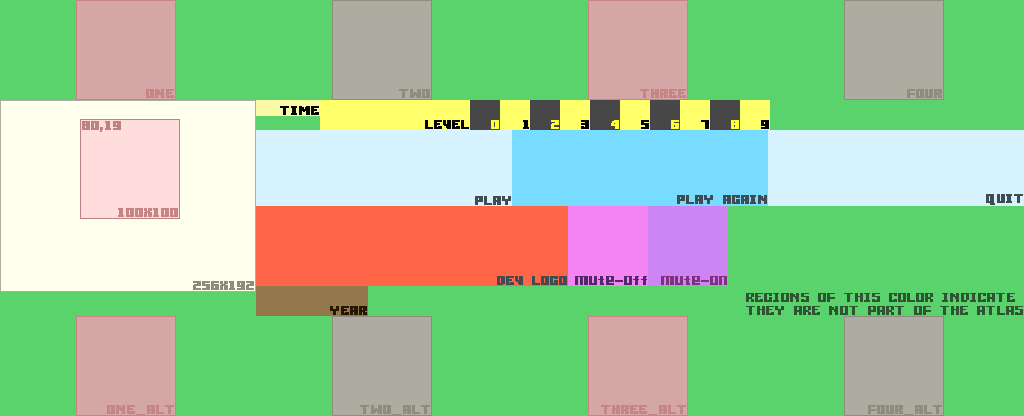
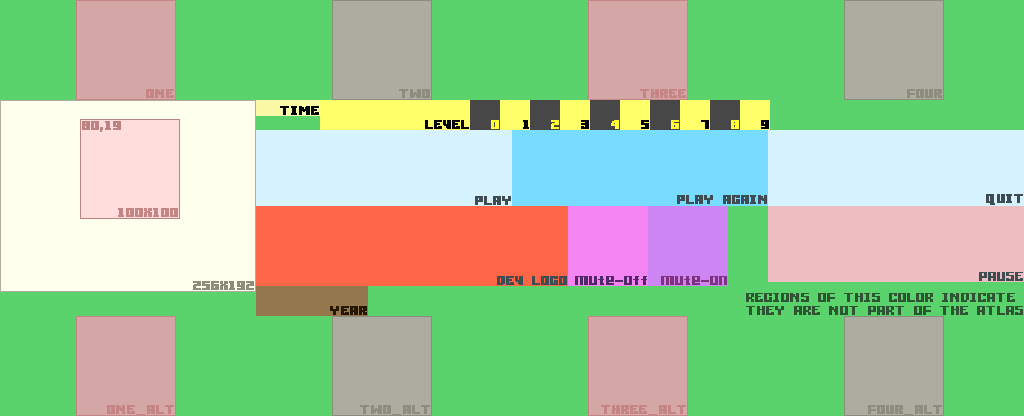
The second (1024, 416) image is a revision of the first. Changes to its layers:
added layer "PAUSE" in group "UI" over [979,272,1023,281]
painted on "Layer 12" over [768,206,1024,282]
painted on "REGIONS OF THIS COLOR INDICATE THEY ARE NOT PART OF THE ATLAS" over [768,206,1024,282]
